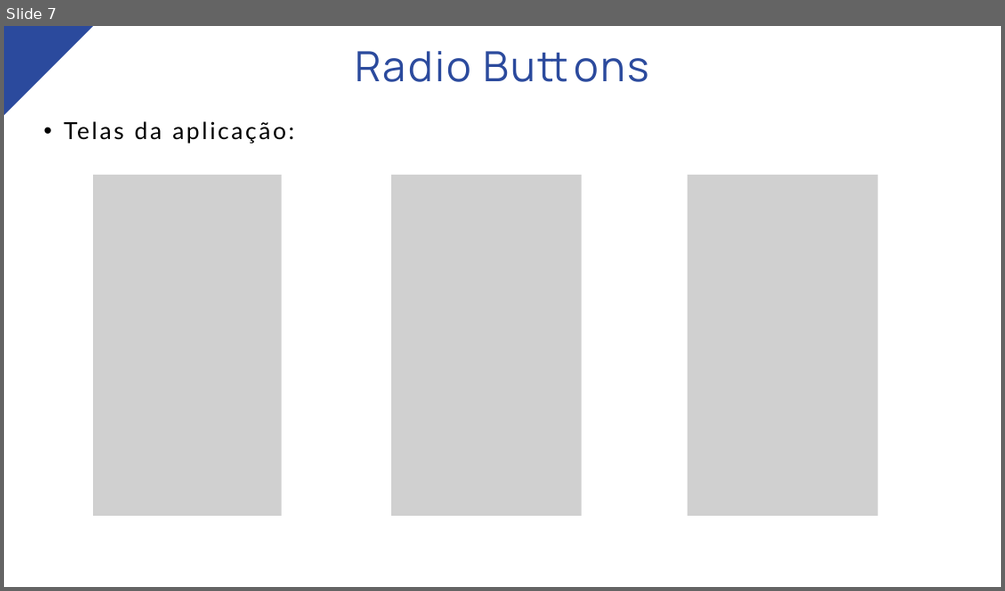
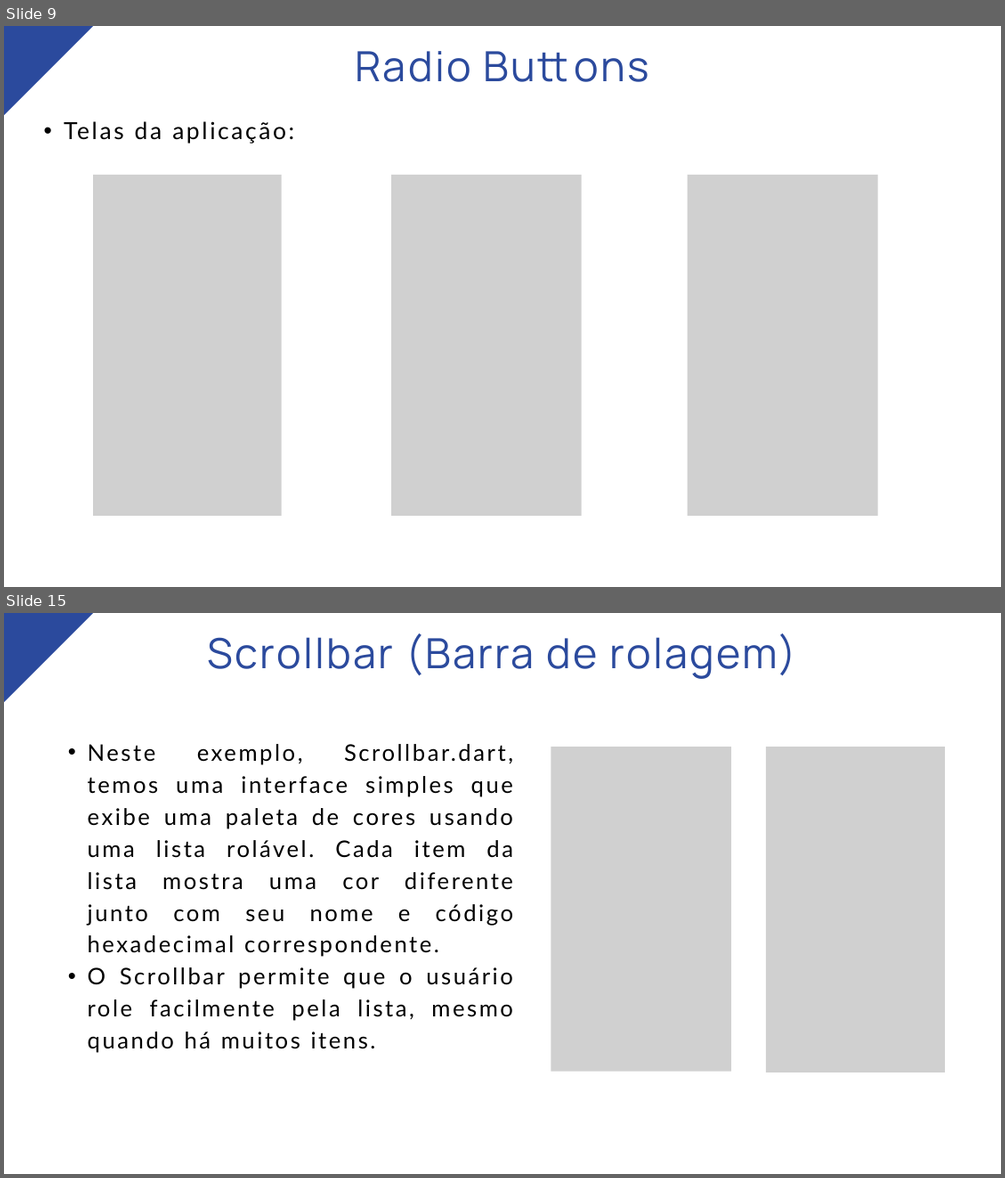
Before and after one commit to marcosdosea/TreinamentoFlutter, a slide deck: Aula14-Componentes de Formulários/Aula14-Componentes de Formulários.pptx. Shown one above the other, each under a label of ours: slide 7 before the commit, slides 9 and 15 after it; the slides between them are not shown. The pictures are 1005x591 and 1005x1178 pixels, drawn with LibreOffice and Linux fonts; fonts in the diff are those of the drawing; grey boxes stand for pictures. Boxes give left, top, right and bottom in pixels: in the first picture for what was removed or moved away, otherwise in the second. Text is boxed around its words. In the diff, an @@ line names an element or a change of style, - is before the commit and + after.

```diff
--- a/Aula14-Componentes de Formulários/Aula14-Componentes de Formulários.pptx
+++ b/Aula14-Componentes de Formulários/Aula14-Componentes de Formulários.pptx
@@ slide 15 added at <box>4,613,1001,1174</box>, background #FFFFFF @@
@@ freeform shape added at <box>4,613,93,702</box>, fill #2B4A9D @@
@@ text added at <box>207,633,797,679</box>, 60 pt, text #2B4A9D @@
+Scrollbar (Barra de rolagem)
@@ text added at <box>88,744,513,1053</box>, 33 pt, text #000000 @@
+  • Neste exemplo, Scrollbar.dart, temos uma interface simples que exibe uma paleta de cores usando uma lista rolável. Cada item da lista mostra uma cor diferente junto com seu nome e código hexadecimal correspondente.
+  • O Scrollbar permite que o usuário role facilmente pela lista, mesmo quando há muitos itens.
@@ picture added at <box>550,747,731,1071</box> @@
@@ picture added at <box>766,747,945,1072</box> @@
@@ what was slide 7 is now slide 9 @@
```
Also in this commit, not shown: 7 slides changed, 14 other slides added, 1 other file.
